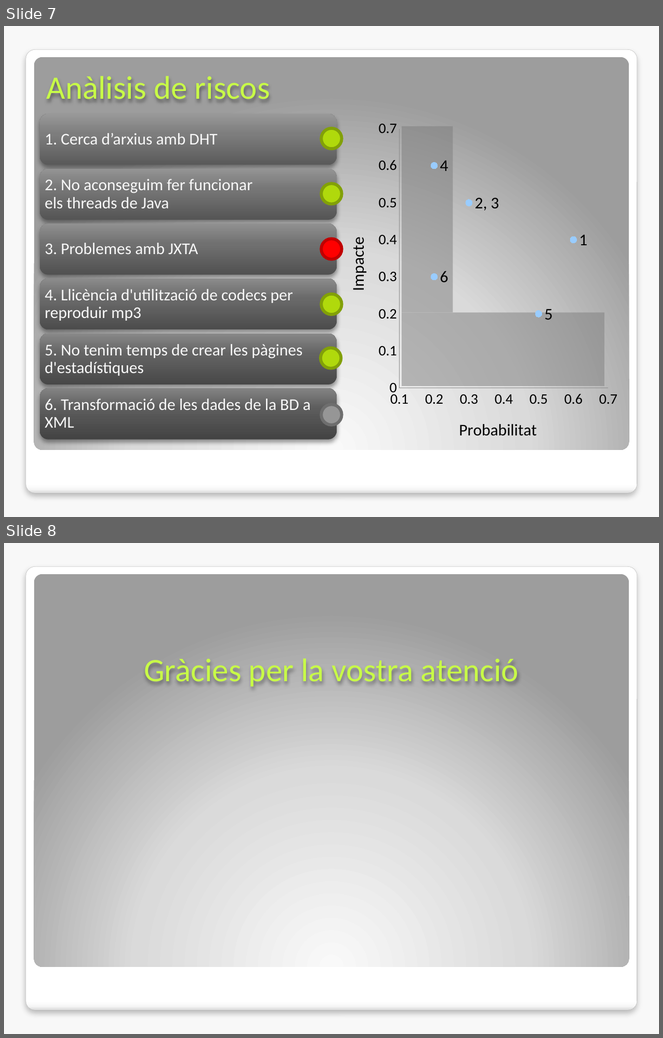
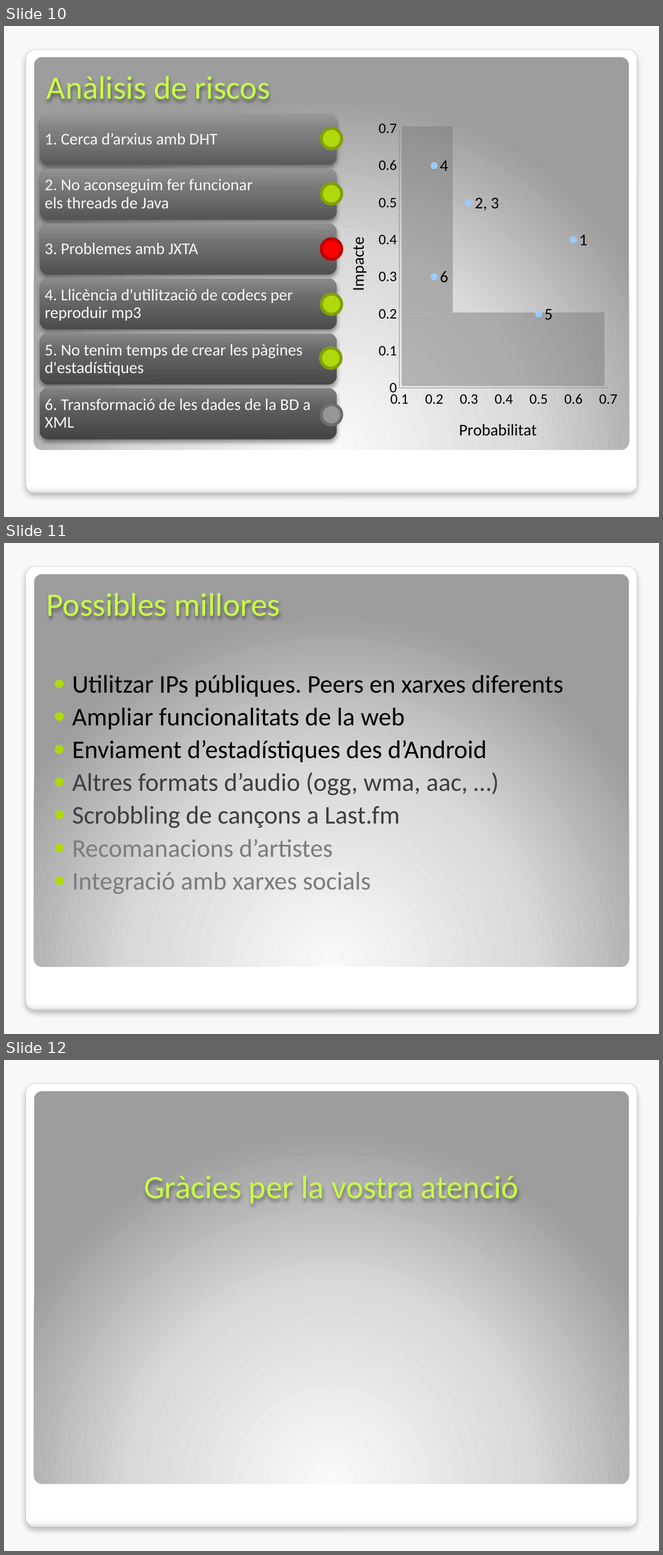
Before and after one commit to rxuriguera/pxc2, a slide deck: docs/presentacio final/Final.pptx. Shown one above the other, each under a label of ours: slides 7 and 8 before the commit, slides 10, 11 and 12 after it. The pictures are 663x1038 and 663x1555 pixels, drawn with LibreOffice and Linux fonts; fonts in the diff are those of the drawing; background and template pictures are left out. Boxes give left, top, right and bottom in pixels: in the first picture for what was removed or moved away, otherwise in the second. Text is boxed around its words. In the diff, an @@ line names an element or a change of style, - is before the commit and + after.

```diff
--- a/docs/presentacio final/Final.pptx
+++ b/docs/presentacio final/Final.pptx
@@ slide 11 added at bbox=[4, 543, 659, 1034], background #F8F8F8; not listed: 2 template elements that a slide beside it also shows @@
@@ title added at bbox=[47, 593, 281, 617], 36 pt, text #C9FC48 @@
+Possibles millores
@@ text added at bbox=[72, 675, 563, 894], 28 pt, text #000000 @@
+● Utilitzar IPs públiques. Peers en xarxes diferents
+● Ampliar funcionalitats de la web
+● Enviament d’estadístiques des d’Android
+● Altres formats d’audio (ogg, wma, aac, …)
+● Scrobbling de cançons a Last.fm
+● Recomanacions d’artistes
+● Integració amb xarxes socials
@@ what was slide 7 is now slide 10 @@
@@ what was slide 8 is now slide 12 @@
```
Also in this commit, not shown: 3 other slides added, 1 other file.
